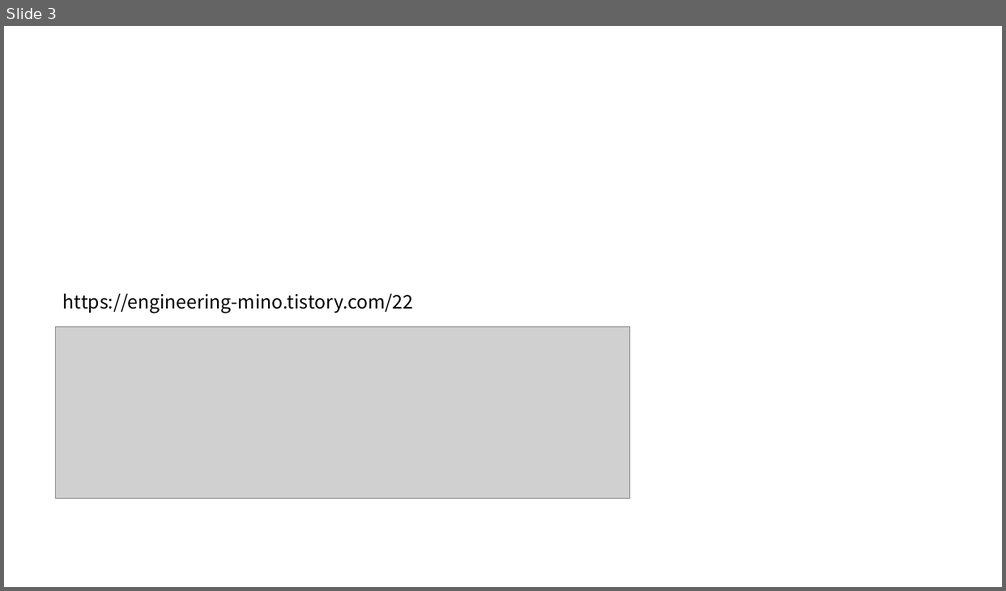
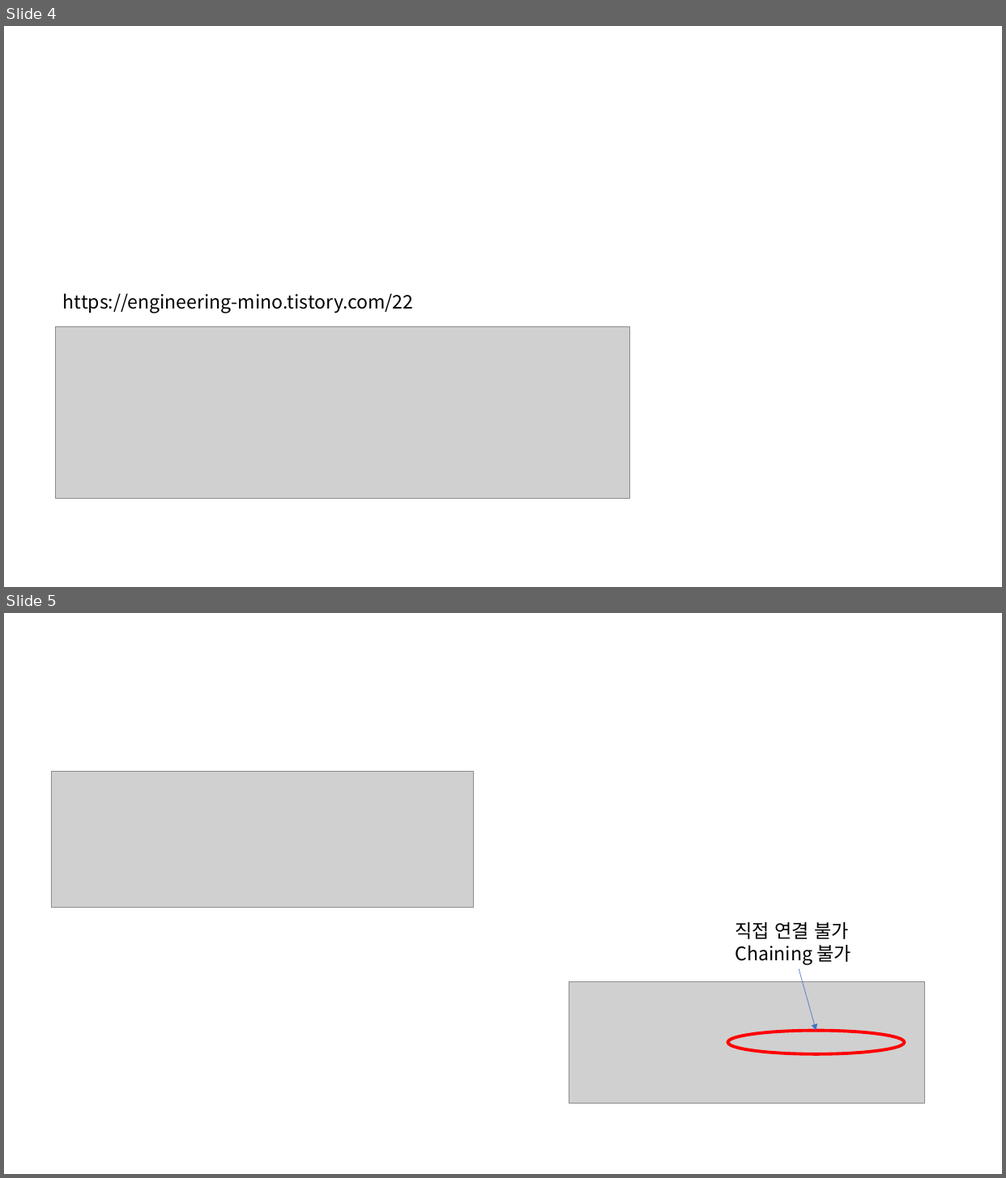
Before and after one commit to DualsoftDev/ds, a slide deck: DsDotNet/src/PLC/PLC.CodeGen.LSXGI/Documents/XgiLadder.pptx. Shown one above the other, each under a label of ours: slide 3 before the commit, slides 4 and 5 after it. The pictures are 1006x591 and 1006x1178 pixels, drawn with LibreOffice and Linux fonts; fonts in the diff are those of the drawing; grey boxes stand for pictures. Boxes give left, top, right and bottom in pixels: in the first picture for what was removed or moved away, otherwise in the second. Text is boxed around its words. In the diff, an @@ line names an element or a change of style, - is before the commit and + after.

```diff
--- a/DsDotNet/src/PLC/PLC.CodeGen.LSXGI/Documents/XgiLadder.pptx
+++ b/DsDotNet/src/PLC/PLC.CodeGen.LSXGI/Documents/XgiLadder.pptx
@@ slide 5 added at [4, 613, 1002, 1174], background #FFFFFF @@
@@ picture added at [52, 772, 474, 908] @@
@@ text added at [735, 922, 851, 965], 18 pt, text #000000 @@
+직접 연결 불가
+Chaining 불가
@@ arrow added from (799, 969) to (816, 1031), #4472C4 0.5 pt @@
@@ picture added at [569, 982, 925, 1103] @@
@@ ellipse added at [728, 1031, 905, 1054], outline #FF0000 3 pt @@
@@ what was slide 3 is now slide 4 @@
```
Also in this commit, not shown: 1 other slide added, 4 other files.
